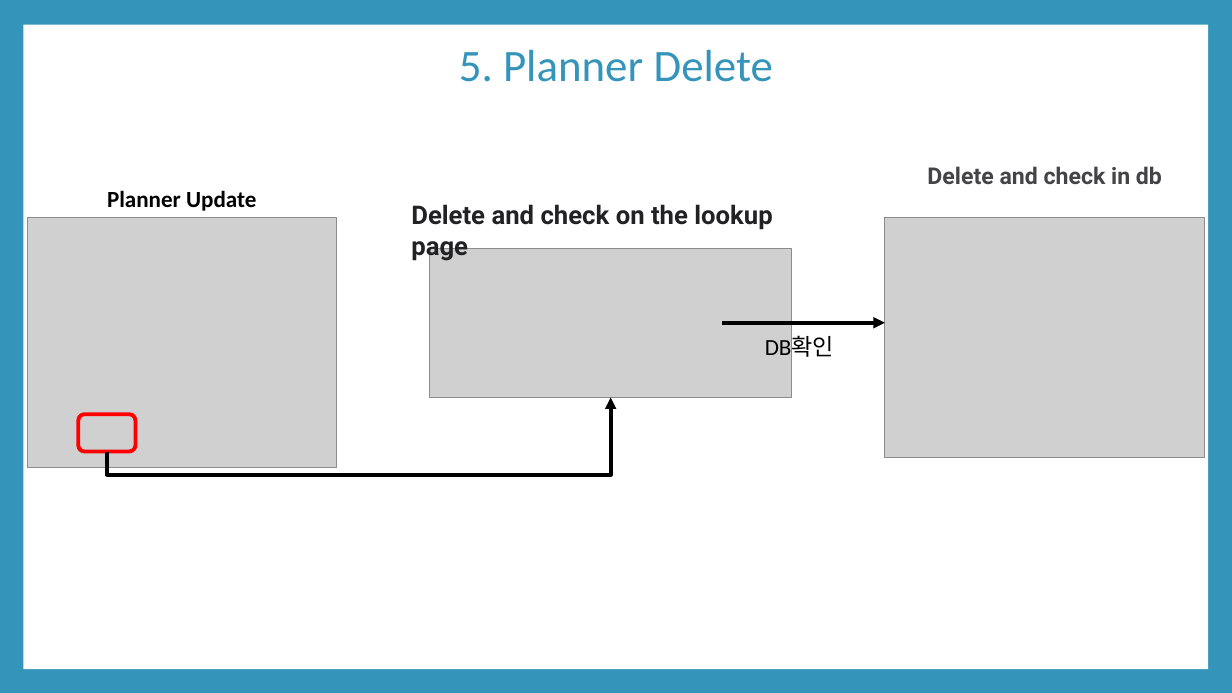
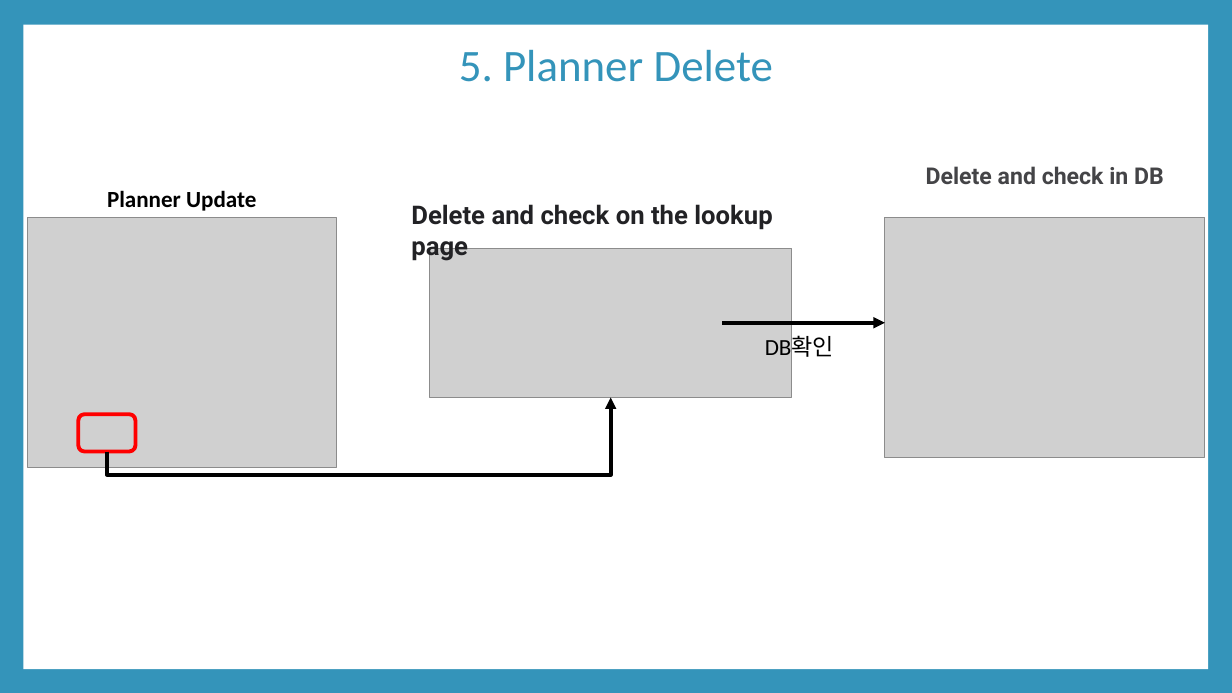
Before and after one commit to KIMGACHE/JourneyPlanner, a slide deck: slide 6 of 서버프로그램 구현 시험.pptx. Drawn at 1232x693 pixels with LibreOffice and Linux fonts; fonts in the diff are those of the drawing; grey boxes stand for pictures. Boxes give left, top, right and bottom in pixels: in the first picture for what was removed or moved away, otherwise in the second. Text is boxed around its words. In the diff, an @@ line names an element or a change of style, - is before the commit and + after.

```diff
--- a/서버프로그램 구현 시험.pptx
+++ b/서버프로그램 구현 시험.pptx
@@ text at [926, 166, 1164, 184]: text changed @@
-Delete and check in db
+Delete and check in DB
```
Also in this commit, not shown: 3 other slides changed.
